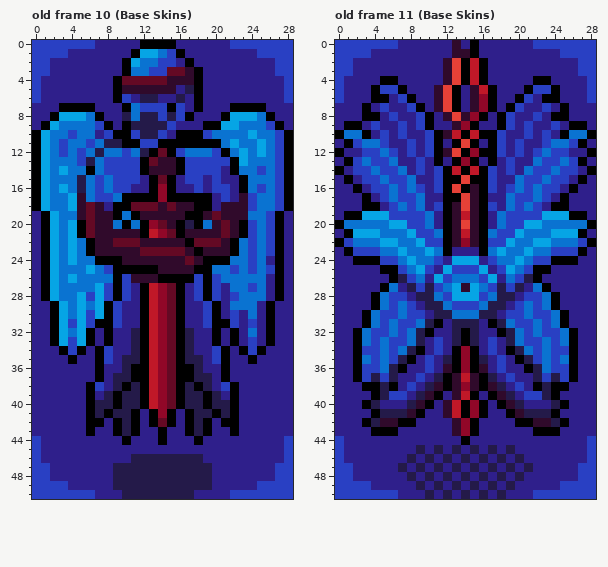
Edited in one commit: pixel-art file (Succubus/Sprites/Characters.aseprite). Above is the file before it was changed.
29x51 pixels, 51 frames. Shown: old frame 10 (Base Skins), old frame 11 (Base Skins). The commit also changed other frames, which this record leaves out.
The result:
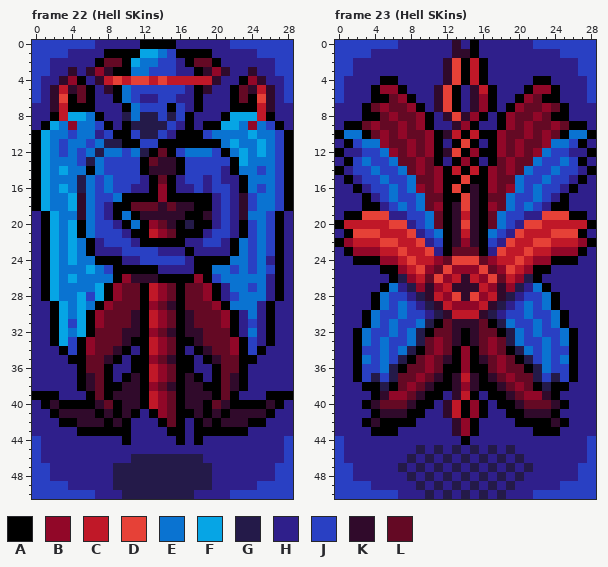
Palette (. is transparent): A #000000  B #910728  C #c01828  D #e64137  E #0a73d1  F #06a5e5  G #241a49  H #2f1f8b  J #2940c3  K #300a2b  L #640924
A new or re-ordered frame is compared with the old frame closest to it.
Commit message: Character and Opponents assets
Change:
layer "Layer 1" removed
frames re-ordered
--- frame 22 (Hell SKins) against old frame 10 (Base Skins)
@@ x 0..28 @@
  0 JJJJJJJHHHHHAAAAHHHHHHJJJJJJJ
- 1 JJJJHHHHHHHAFFEJAHHHHHHHHJJJJ
- 2 JJHHHHHHHHAFEEJJHAHHHHHHHHHJJ
- 3 JJHHHHHHHHAEEJJLLKAHHHHHHHHJJ
- 4 JHHHHHHHHALLLLLKKKAHHHHHHHHHJ
- 5 JHHHHHHHHAKKKKKKHGAHHHHHHHHHJ
- 6 JHHHHHHHHAJHGGHHGHAHHHHHHHHHJ
- 7 HHHAAAAHHHAEJJJAJHAHHHAAAAHHH
- 8 HHAFFFEAHHGEGGJGJAHHHAFFFEAHH
- 9 HAFEEEEJAHAGGGGJHHHAAFFEEEJAH
+ 1 JJJJHHHHAAAAFFEJAAAAHHHHHJJJJ
+ 2 JJHHHHHALLAFEEJJHALLAHHHHHHJJ
+ 3 JJHHKHKBKAAEEJJJHHAKBKHHKHHJJ
+ 4 JHHKBAHKCDCDDCDCCCCCKHHABKHHJ
+ 5 JHKCKLAHKAEJJJJJJHAKHHALKCKHJ
+ 6 JHKDALAHHAEJHHJJHHAHHHALADKHJ
+ 7 HHKCAAAHHHAEJJJAJHAHHHAAACKHH
+ 8 HHACFFEAHHGEGGJGJAHHHAFFFCAHH
+ 9 HAFEBEEJAHAGGGGJHAHAAFFEBEJAH
 10 AFEEJEEHJAAJGGJHAAAJEEEEFEEJA
@@ x 0..28 @@
 17 AFEEFKEJJEAAAABAAAAAHJHKJEEJA
-18 AFEEFKLKHAALLLKLKKAAHKKKJEEJA
-19 HAFEEKLKKAEAKKKKKAAKLKKKEEJAH
-20 HAFEFALKKEAEABLKAGAEKLKAJEJAH
-21 HAFEFALKKKKKACBLAKKKKLKAJEJAH
-22 HAFEFEAKKLLLKKKKKALLLKAEJEJAH
-23 HAFEFEAKKKKKLLLLLKAKKKAEJEJAH
-24 HAFEFEEAAAKKKKKKKLKAAAEEJEHAH
-25 HAFEEEFEJAAAAAKKKKAAEEJEJEJAH
-26 HAFEFEEEEAJKKKAAAAJAJEEEEEHAH
-27 HAFEEEEFJAJHACBLAHJAJHEEJEHAH
-28 HAFEEFJFJAJHACBLAHJAJHJEEEHAH
-29 HHAFEFEFAJHHACBLAHHJAHEEEHAHH
-30 HHAFEFJFAJHHACBLAHHJAHJHEHAHH
-31 HHAFJFJAAJHHACBLAHHJAAJHJHAHH
-32 HHAFEFAHAHHGACBLAGHHAHAHEHAHH
-33 HHAFJFAHAHHGACBLAGHHAHAHJHAHH
-34 HHHAJAHAJHHGACBLAGHHJAHAJAHHH
-35 HHHHAHHAJHGGACBLAGGHJAHHAHHHH
-36 HHHHHHHAHHGAACBLAAGHHAHHHHHHH
-37 HHHHHHHAHGGAACBLAAGGHAHHHHHHH
-38 HHHHHHAJHGAGACBLAGAGHJAHHHHHH
-39 HHHHHHAHGAGGACBLAGGAGHAHHHHHH
-40 HHHHHHAGGAGGACBLAGGAGGAHHHHHH
-41 HHHHHHAGAGGAHABAHAGGAGAHHHHHH
-42 HHHHHHAAHAGAHALAHAGAHAAHHHHHH
-43 HHHHHHAHHAGAHHAHHAGAHHAHHHHHH
-44 JHHHHHHHHHAHHHAHHHAHHHHHHHHHJ
+18 AFEEFKEJHAALLLKLKKAAHJHKJEEJA
+19 HAFEEKEJHAEAKKKKKAAKHJHKEEJAH
+20 HAFEFAEJJHAEABLKAGAAHJHAJEJAH
+21 HAFEFAEJJJHAACBLAAAHJJHAJEJAH
+22 HAFEFEAHJJJHAAAAAHHJJHAEJEJAH
+23 HAFEFEAHHHJJJJHHHAHHHHAEJEJAH
+24 HAFEFEEAAAHHJJJJJHAAAAEEJEHAH
+25 HAFEEEFEJAAAAAHHHHAAEEJEJEJAH
+26 HAFEFEEEEABKKKAAAABAJEEEEEHAH
+27 HAFEEEEFABLLACBLALLBAHEEJEHAH
+28 HAFEEFJFABLLACBLALLBAHJEEEHAH
+29 HHAFEFEABLLLABLKALLLBAEEEHAHH
+30 HHAFEFABLLLKACBLAKLLLBAHEHAHH
+31 HHAFJFABLLLKACBLAKLLLBAHJHAHH
+32 HHAFEFALLLKKABLKAKKLLLAHEHAHH
+33 HHAFJABLLLKAACBLAAKLLLBAJHAHH
+34 HHHAJABLLKAHACBLAHAKLLBAJAHHH
+35 HHHHAALLKAHAABLKAAHAKLLAAHHHH
+36 HHHHHALLAHHAACBLAAHHALLAHHHHH
+37 HHHHHAKLAHAKACBLAKAHALKAHHHHH
+38 HHHHHAKLAAKKABLKAKKAALKAHHHHH
+39 AAAHHHALAKKKACBLAKKKALAHHHAAA
+40 HAKAAAAKLAKKACBLAKKALKAAAAKAH
+41 HHAKKKKAKAKAHABLAAKAKAKKKKAHH
+42 HHHAAKKKAKAHHHALAHAKAKKKAAHHH
+43 HHHHHAAAAAAHHHHAAHAAAAAAHHHHH
+44 JHHHHHHHHHAHHHHHAHAHHHHHHHHHJ
 45 JHHHHHHHHHHHHHHHHHHHHHHHHHHHJ
--- frame 23 (Hell SKins) against old frame 11 (Base Skins), layer "Layer 2"
@@ x 0..28 @@
  4 JHHHHAAHHHHHKDACAHHHHHAAHHHHJ
- 5 JHHHAJJAHHHKDAHKCAHHHAJJAHHHJ
- 6 JHHHAAHJAHHKDAHKBAHHAJHAAHHHJ
- 7 HHHAHJHHJAHKDAHKBAHAJHHJHAHHH
- 8 HHHAAHJHHJAHKDKBAHAJHHJHAAHHH
- 9 HAAHJHHJHJAHHKBAHHAJHJHHJHAAH
-10 AEEAHJHJHHJAKCACAAJHHJHJHAEEA
-11 HAJEEJHHJHJAHADAHAJHJHHJEEJAH
-12 AHHJJEJHJHJAKDABAAJHJHJEJJHHA
-13 HAJEJJEHHJHAHABAHAHJHHEJJEJAH
-14 AHJJEJJEHJHJACACAJHJHEJJEJJHA
-15 HAHJJEJJEHHJAADAAJHHEJJEJJHAH
-16 HHAHJJEJEJHJADAKAJHJEJEJJHAHH
-17 HHHAHJEJJEHHAADKAHHEJJEJHAHHH
-18 HHHAAHJEJEHJAKDKAJHEJEJHAAHHH
-19 HAAFFFJJJJEHAKCKAHEJJJJFFFAAH
-20 AEEEEEFFJJEHAKDKAHEJJFFEEEEEA
-21 HAFFFEEEFJJEAKCKAEJJFEEEFFFAH
-22 AJEEEFFEEFJJAKBKAJJFEEFFEEEJA
-23 HAJJJEEFEEFEAHHHAEFEEFEEJJJAH
-24 HHAAAJJEFEEJHFFFHJEEFEJJAAAHH
-25 HHHHHAAJEFJHFJJJFHJFEJAAHHHHH
-26 HHHHHHAGJEHFJEEEJFHEJGAHHHHHH
-27 HHHHHAEHGJGJEFKFEJGJGHEAHHHHH
-28 HHHHAEJJHGGEJFFFJEGGHJJEAHHHH
-29 HHHHAEJEJHGGEJJJEGGHJEJEAHHHH
-30 HHHAEJJEJJHGGEEEGGHJJEJJEAHHH
-31 HHHAEJEJJEGAHGGGHAGEJJEJEAHHH
-32 HHAEJJEJEGAHHGAGHHAGEJEJJEAHH
-33 HHAEJEJJEGHJHGAGHJHGEJJEJEAHH
-34 HHAJJEJEGAHJHABAHJHAGEJEJJAHH
-35 HHAEJEJGAHJHGABAGHJHAGJEJEAHH
-36 HHAJJEGAHHJHKABAKHJHHAGEJJAHH
-37 HHAJGJGHHJHGAKCKAGHJHHGJGJAHH
-38 HHHAAGAHJHGKAKBKAKGHJHAGAAHHH
-39 HHHHAGJJHGKAHKCAHAKGHJJGAHHHH
-40 HHHAGHHHGKAHKCABAHAKGHHHGAHHH
-41 HHHHAGGGKAHHKCABAHHAKGGGAHHHH
-42 HHHAGKKAAHHHHKBAHHHHAAKKGAHHH
+ 5 JHHHABBAHHHKDAHKCAHHHABBAHHHJ
+ 6 JHHHAALBAHHKDAHKBAHHABLAAHHHJ
+ 7 HHHALBLLBAHKDAHKBAHABLLBLAHHH
+ 8 HHHAALBLLBAHKDKBAHABLLBLAAHHH
+ 9 HAALBLLBLBAHHKBAHHABLBLLBLAAH
+10 AEEALBLBLLBAKCACAABLLBLBLAEEA
+11 HAJEEBLLBLBAHADAHABLBLLBEEJAH
+12 AHHJJEBLBLBAKDABAABLBLBEJJHHA
+13 HAJEJJELLBLAHABAHALBLLEJJEJAH
+14 AHJJEJJELBLBACACABLBLEJJEJJHA
+15 HAHJJEJJELLBAADAABLLEJJEJJHAH
+16 HHAHJJEJEBLBADAKABLBEJEJJHAHH
+17 HHHAHJEJJELLAADKALLEJJEJHAHHH
+18 HHHAAHJEJELBAKDKABLEJEJHAAHHH
+19 HAADDDHHJJELAKCKALEJJHHDDDAAH
+20 ACCCCCDDHJELAKDKALEJHDDCCCCCA
+21 HADDDCCCDHJEAKCKAEJHDCCCDDDAH
+22 ABCCCDDCCDHJAKBKAJHDCCDDCCCBA
+23 HABBBCCDCCDHALLLAHDCCDCCBBBAH
+24 HHAAABBCDCCBLDDDLBCCDCBBAAAHH
+25 HHHHHAABCDBLDBBBDLBDCBAAHHHHH
+26 HHHHHHAGBCLDBCKCBDLCBGAHHHHHH
+27 HHHHHAEHGBKBCKKKCBKBGHEAHHHHH
+28 HHHHAEJJHGKCBDKDBCKGHJJEAHHHH
+29 HHHHAEJEJHGKCBBBCKGHJEJEAHHHH
+30 HHHAEJJEJJHGKCCCKGHJJEJJEAHHH
+31 HHHAEJEJJEGALKKKLAGEJJEJEAHHH
+32 HHAEJJEJEGALLKAKLLAGEJEJJEAHH
+33 HHAEJEJJEGLBLKAKLBLGEJJEJEAHH
+34 HHAJJEJEGALBLABALBLAGEJEJJAHH
+35 HHAEJEJGALBLKABAKLBLAGJEJEAHH
+36 HHAJJEGALLBLAABAALBLLAGEJJAHH
+37 HHAJGJGLLBLKAKCKAKLBLLGJGJAHH
+38 HHHAAGALBLKAAKBKAAKLBLAGAAHHH
+39 HHHHAKBBLKAAHKCAHAAKLBBKAHHHH
+40 HHHAKLLLKAAHKCABAHAAKLLLKAHHH
+41 HHHHAKKKAAHHKCABAHHAAKKKAHHHH
+42 HHHAKAAAAHHHHKBAHHHHAAAAKAHHH
 43 HHHHAAAHHHHHHKBAHHHHHHAAAHHHH
Changed places in both pictures, as pixel boxes (x1, y1, x2, y2):
changed: (50, 49, 275, 130)
changed: (32, 202, 293, 445)
changed: (344, 85, 587, 427)
